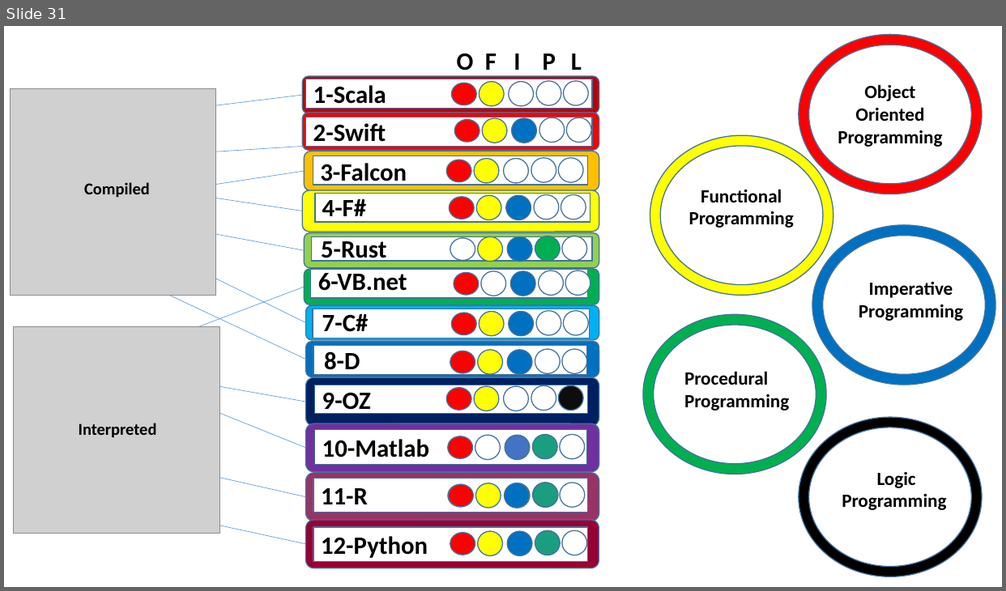
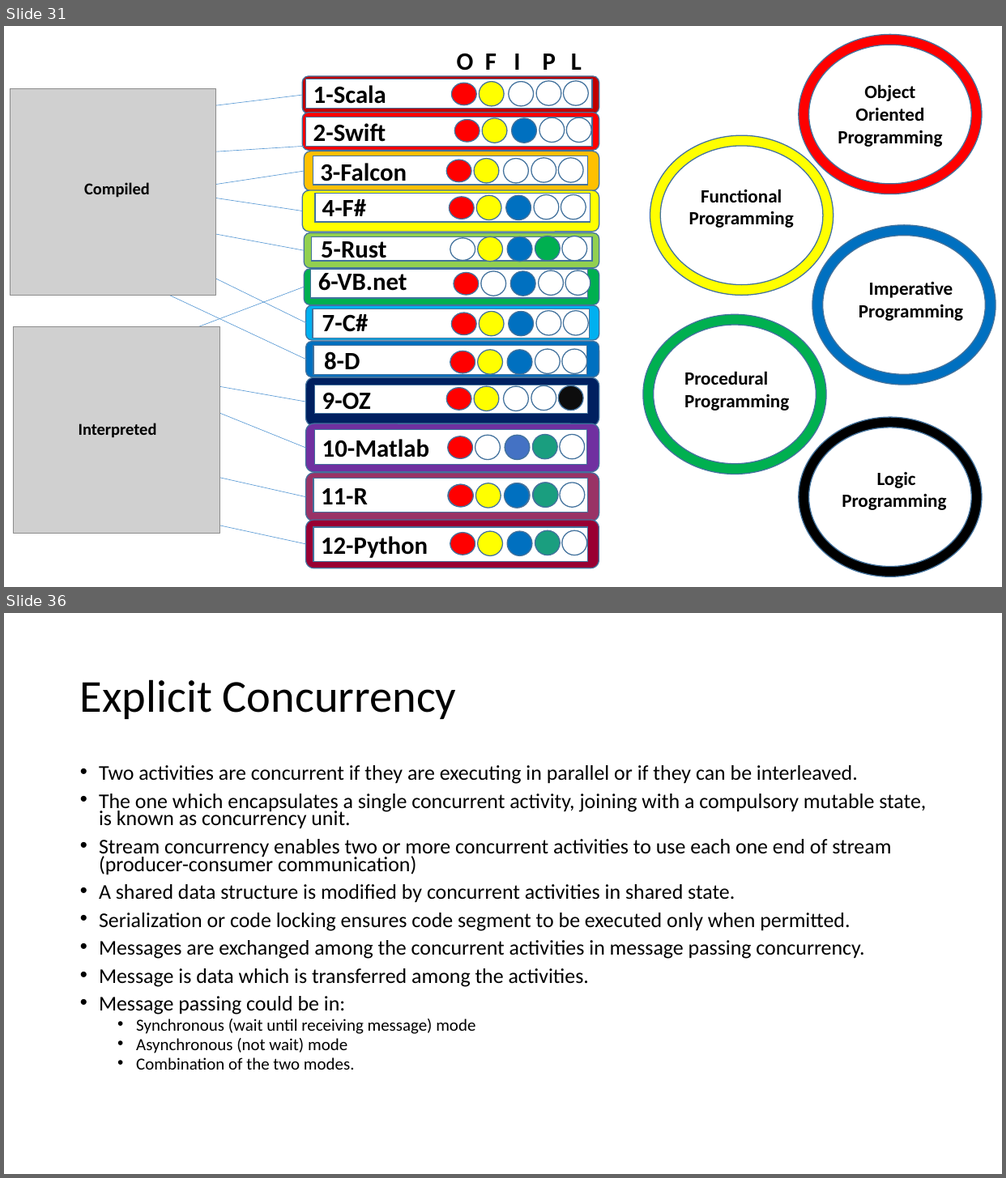
Before and after one commit to SharanGoharKhan/TPL-Project, a slide deck: TPL - May 10 - Updated Mehreen - Faisal.pptx. Shown one above the other, each under a label of ours: slide 31 before the commit, slides 31 and 36 after it; the slides between them are not shown. The pictures are 1006x591 and 1006x1178 pixels, drawn with LibreOffice and Linux fonts; fonts in the diff are those of the drawing; grey boxes stand for pictures. Boxes give left, top, right and bottom in pixels: in the first picture for what was removed or moved away, otherwise in the second. Text is boxed around its words. In the diff, an @@ line names an element or a change of style, - is before the commit and + after.

```diff
--- a/TPL - May 10 - Updated Mehreen - Faisal.pptx
+++ b/TPL - May 10 - Updated Mehreen - Faisal.pptx
@@ slide 36 added at bbox=[4, 613, 1002, 1174], background #FFFFFF @@
@@ title added at bbox=[80, 679, 457, 719], 44 pt, text #000000 @@
+Explicit Concurrency
@@ text added at bbox=[99, 765, 926, 1070], 20.1 pt, text #000000 @@
+• Two activities are concurrent if they are executing in parallel or if they can be interleaved.
+• The one which encapsulates a single concurrent activity, joining with a compulsory mutable state, is known as concurrency unit.
+• Stream concurrency enables two or more concurrent activities to use each one end of stream (producer-consumer communication)
+• A shared data structure is modified by concurrent activities in shared state.
+• Serialization or code locking ensures code segment to be executed only when permitted.
+• Messages are exchanged among the concurrent activities in message passing concurrency.
+• Message is data which is transferred among the activities.
+• Message passing could be in:
+  • Synchronous (wait until receiving message) mode
+  • Asynchronous (not wait) mode
+  • Combination of the two modes.
```
Also in this commit, not shown: 5 other slides added.
